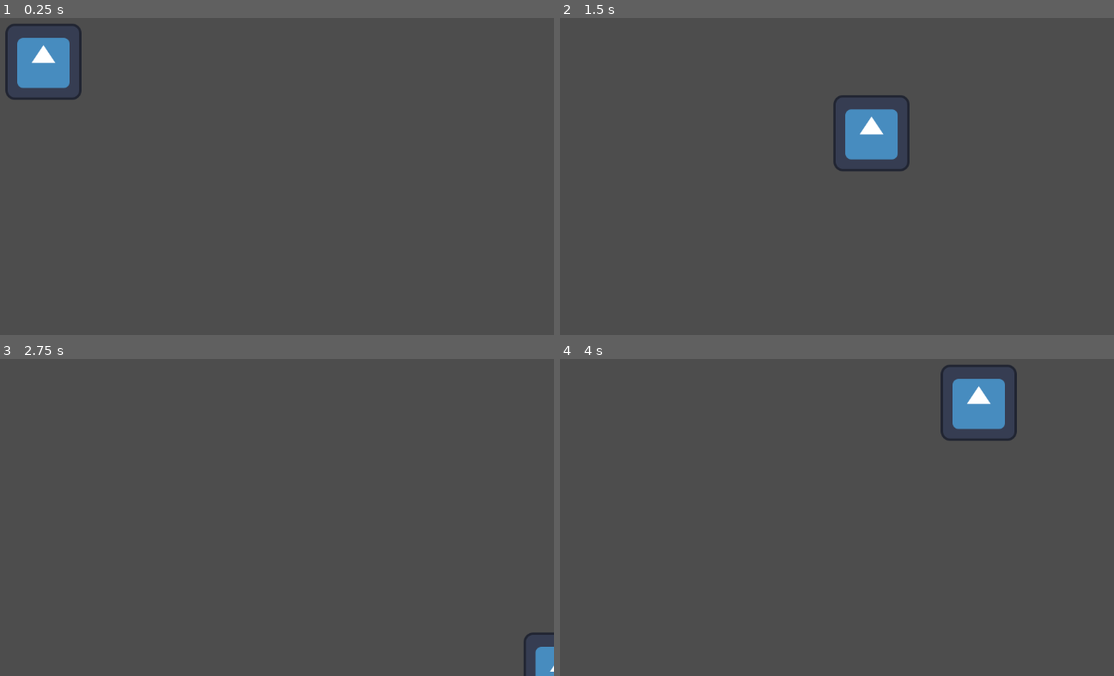
Above: before the commit, frames 1-4 (two rows, left to right).
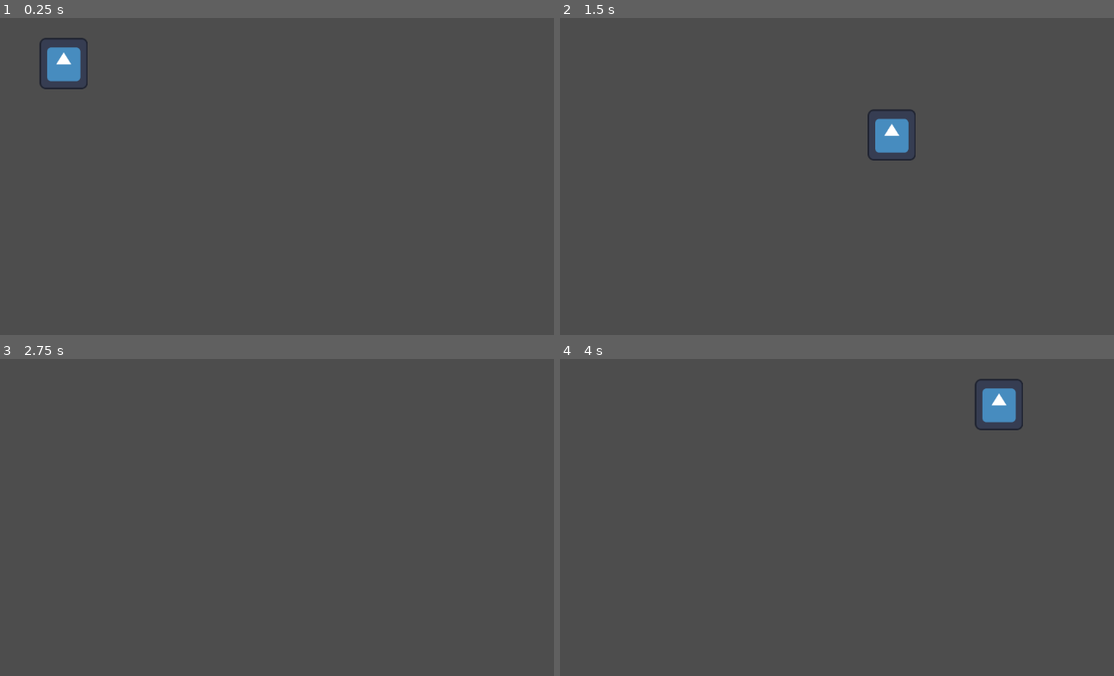
Above: after the commit, the same moments.

Repository: Na1yd/mygame
Game: Godot game, scene res://Starting level/Starting_level.tscn
The game is run twice, just before and just after one commit, with the same random seed, the same clock (stepped at 60 frames per second) and the same inputs. The engine's default icon, where the game draws it, is replaced by a stand-in: a white triangle on a blue panel in a dark square.
Inputs:
- Up to frame 1 (0.25 s): no input
- Up to frame 2 (1.5 s): tap Enter at 0.5 s; hold D (player_right) 0.53-1.28 s; hold S (player_down) from 1.28 s (still down)
- Up to frame 3 (2.75 s): release S (player_down) at 2.03 s; hold D (player_right) from 2.03 s (still down)
- Up to frame 4 (4 s): release D (player_right) at 2.78 s; hold W (player_up) 2.78-3.53 s; hold A (player_left) from 3.53 s (still down)

The runs differ from the first frame. In frame 1, 1.9% of the frame differs, in the area x 0-16%, y 1-26%; in frame 2, 1.8%; in frame 3, 0.4%; in frame 4, 1.9%, in the area x 68-84%, y 1-26%.

Commit message:
Almost comppleated movement boundries

Diff:
--- a/Player/Player.tscn
+++ b/Player/Player.tscn
@@ -4,13 +4,17 @@
 [ext_resource type="Script" path="res://Player/Sprite2D.gd" id="2_rt7q5"]
 
 [sub_resource type="RectangleShape2D" id="RectangleShape2D_5fw2c"]
-size = Vector2(126, 125)
+size = Vector2(80, 85.5)
 
 [node name="player" type="Area2D"]
+position = Vector2(-1, 1)
 
 [node name="Sprite2D" type="Sprite2D" parent="."]
+position = Vector2(1, 0)
+scale = Vector2(0.632813, 0.671875)
 texture = ExtResource("1_cbb7r")
 script = ExtResource("2_rt7q5")
 
 [node name="CollisionShape2D" type="CollisionShape2D" parent="."]
+position = Vector2(1, 0)
 shape = SubResource("RectangleShape2D_5fw2c")
--- a/Player/Sprite2D.gd
+++ b/Player/Sprite2D.gd
@@ -8,11 +8,11 @@
 
 # Called every frame. 'delta' is the elapsed time since the previous frame.
 func _process(delta):
-	if Input.is_action_pressed("player_up"):
+	if Input.is_action_pressed("player_up") and position.y > -150:
 		position.y -= 10
-	if Input.is_action_pressed("player_down"):
+	if Input.is_action_pressed("player_down") and position.y < 778:
 		position.y += 10
-	if Input.is_action_pressed("player_left"):
+	if Input.is_action_pressed("player_left") and position.x > -280:
 		position.x -= 10
-	if Input.is_action_pressed("player_right"):
+	if Input.is_action_pressed("player_right") and position.x < 1200:
 		position.x += 10
--- a/Starting level/Starting_level.tscn
+++ b/Starting level/Starting_level.tscn
@@ -5,4 +5,4 @@
 [node name="Node2D" type="Node2D"]
 
 [node name="player" parent="." instance=ExtResource("1_kybx2")]
-position = Vector2(295, 189)
+position = Vector2(328, 192)
